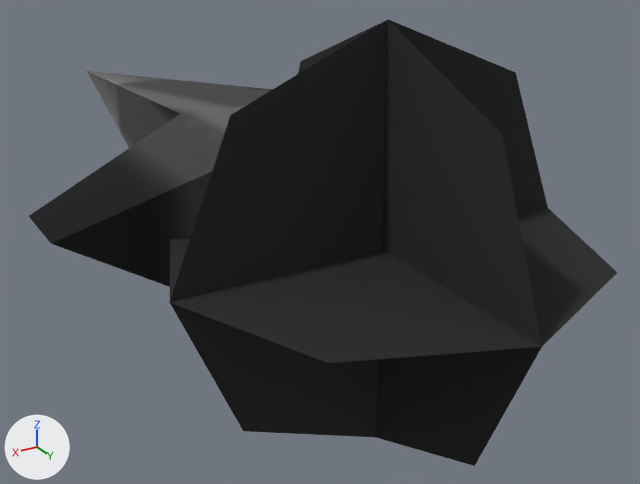
What one commit did to the glTF model packages/client/public/models/fx/rocket-helfire.glb.
The view is the same before and after, from a camera (50 mm lens) standing at (0.155, 0.25, 0.117) and looking at (-0.028, -0.054, -0.035). The lights are fixed; the arrows at lower left show +X, +Y and +Z. The picture after the commit comes second. Vertices at exactly the same position are counted once.

Script lines for the objects in view, before the commit:
```python
mat_unit = bpy.data.materials.new('unit')
mat_unit.use_nodes = True; mat_unit.node_tree.nodes.clear()
_N = mat_unit.node_tree.nodes; _L = mat_unit.node_tree.links
n0 = _N.new('ShaderNodeBsdfPrincipled'); n0.name = 'Principled BSDF'
n0.inputs[2].default_value = 1.0  # 'Roughness'
n1 = _N.new('ShaderNodeOutputMaterial'); n1.name = 'Material Output'
n2 = _N.new('ShaderNodeMix'); n2.name = 'Mix'
n2.data_type = 'RGBA'
n2.blend_type = 'MULTIPLY'
n2.inputs[0].default_value = 1.0  # 'Factor'
n3 = _N.new('ShaderNodeVertexColor'); n3.name = 'Color Attribute'
n4 = _N.new('ShaderNodeTexImage'); n4.name = 'Image Texture'
n4.image = img_atlas
_L.new(n0.outputs[0], n1.inputs[0])  # 'BSDF' to 'Surface'
_L.new(n2.outputs[2], n0.inputs[0])  # 'Result' to 'Base Color'
_L.new(n3.outputs[0], n2.inputs[7])  # 'Color' to 'B'
_L.new(n4.outputs[0], n2.inputs[6])  # 'Color' to 'A'
me_hull = bpy.data.meshes.new('hull')
me_hull.from_pydata(...)  # 32 vertices, 46 faces; spans x -0.09..0.092, y -0.283..0.105, z -0.074..0.074
me_hull.materials.append(mat_unit)
ob_root = bpy.data.objects.new('root', me_hull)
ob_root.location = (0.0, 0.0, 0.0)
```
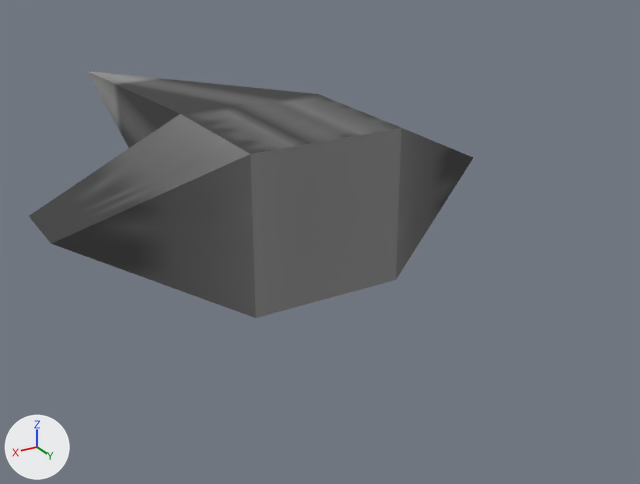
Where the change shows, as pixel boxes (x1, y1, x2, y2) in the pictures (640 x 484 px):
```json
{"object": "root", "change": "recoloured, reshaped", "before": [29, 19, 617, 466], "after": [29, 71, 473, 318], "on screen": "lighter, 24% narrower, 45% shorter"}
{"part": 1, "of": "me_hull", "change": "deleted", "before": [170, 19, 617, 466]}
{"part": 2, "of": "me_hull", "change": "surface changed", "before": [29, 71, 273, 287], "after": [29, 71, 473, 318], "on screen": "lighter"}
```

Edits to the scene script, one JSON object a line:
```json
{"block": "mat_unit", "change": "nodes: BsdfPrincipled, Mix, OutputMaterial, TexImage, VertexColor"}
{"block": "mat_unit", "change": "nodes: BsdfPrincipled, Math x2, OutputMaterial, TexImage"}
{"block": "me_hull", "where": "# used by ob_root; location = (0.0, 0.0, 0.0)"}
{"op": "remove", "block": "me_hull", "code": "me_hull.from_pydata(...)  # 32 vertices, 46 faces; spans x -0.09..0.092, y -0.283..0.105, z -0.074..0.074"}
{"op": "add", "block": "me_hull", "code": "me_hull.from_pydata(...)  # 13 vertices, 22 faces; spans x -0.09..0.092, y -0.283..0.0, z -0.031..0.029"}
{"block": "me_hull", "change": "me_hull part 1: the loose piece of 19 vertices spanning x -0.074..0.074, y -0.043..0.105, z -0.074..0.074 is deleted"}
{"block": "me_hull", "change": "me_hull part 2: 20 kept faces spanning x -0.09..0.092, y -0.283..0.0, z -0.031..0.029 get new texture (UV) coordinates"}
```
